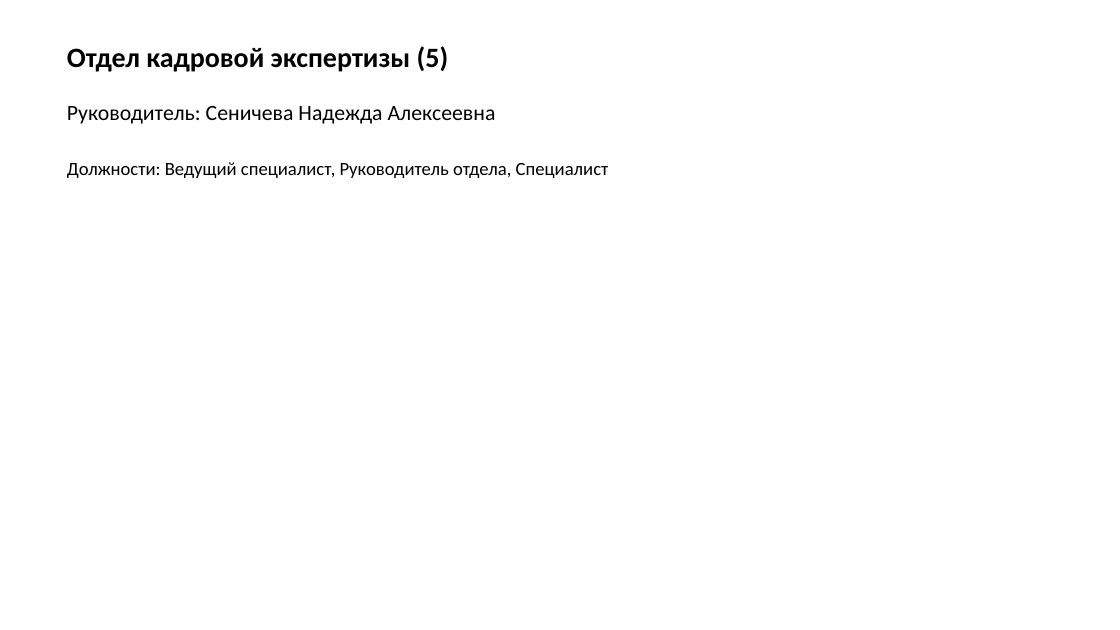
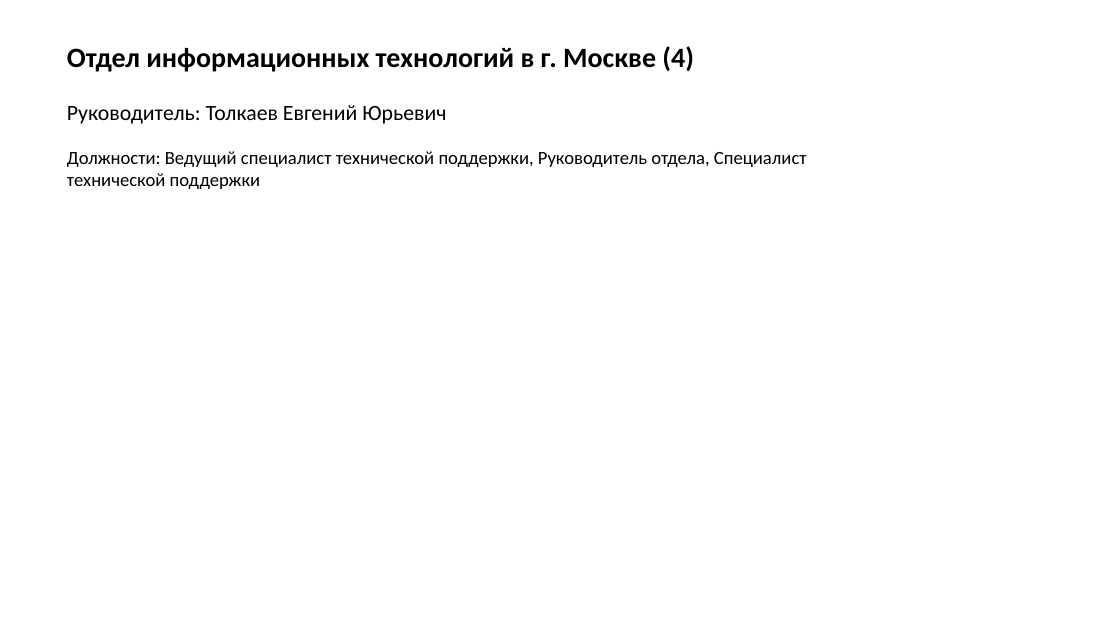
Before and after one commit to alekseivshaposhnikov-ship-it/OrgStructure, a slide deck: slide 3 of OrgStructure.pptx. Drawn at 1120x630 pixels with LibreOffice and Linux fonts; fonts in the diff are those of the drawing. Boxes give left, top, right and bottom in pixels: in the first picture for what was removed or moved away, otherwise in the second. Text is boxed around its words. In the diff, an @@ line names an element or a change of style, - is before the commit and + after.

```diff
--- a/OrgStructure.pptx
+++ b/OrgStructure.pptx
@@ text at box(67, 46, 694, 72): text changed @@
-Отдел кадровой экспертизы (5)
+Отдел информационных технологий в г. Москве (4)
@@ text at box(67, 105, 446, 124): text changed @@
-Руководитель: Сеничева Надежда Алексеевна
+Руководитель: Толкаев Евгений Юрьевич
@@ text at box(67, 151, 807, 189): text changed @@
-Должности: Ведущий специалист, Руководитель отдела, Специалист
+Должности: Ведущий специалист технической поддержки, Руководитель отдела, Специалист технической поддержки
```
Also in this commit, not shown: 3 other slides changed, 4 slides added, 1 slide removed, 3 other files.
